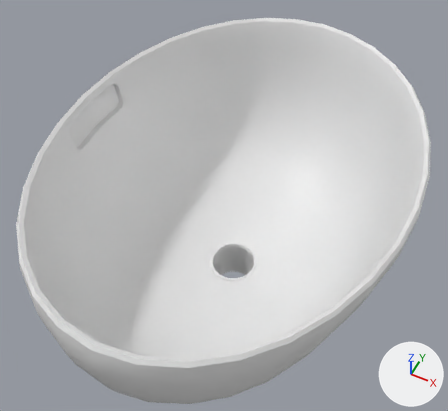
A saved change to the FBX model Projektarbeit/Assets/FBX/Bathroom/Sink.fbx.
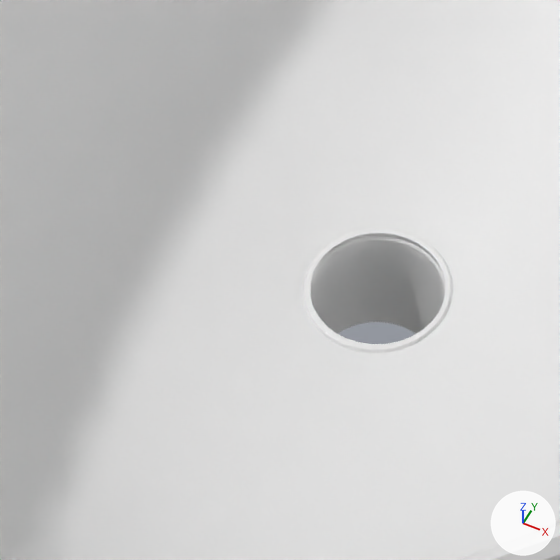
Old and new are each drawn whole from a 50 mm camera at (-1.373, 11.153, 1.536) aimed at (-1.643, 11.693, 0.86) and again close up on the part from 26% to 65% of the width and 42% to 84% of the height. The lights are fixed; the arrows at lower right show +X, +Y and +Z. Where no turn or scale is listed for an object, it has been applied to the vertices.

The first close-up shows 'Sink_2'.
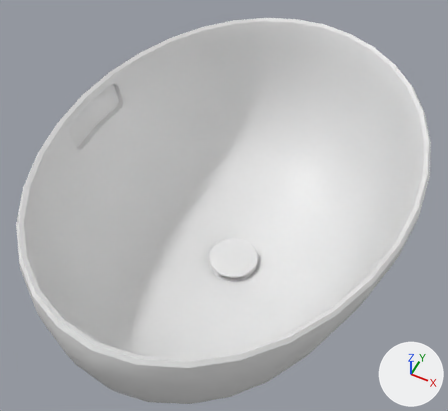
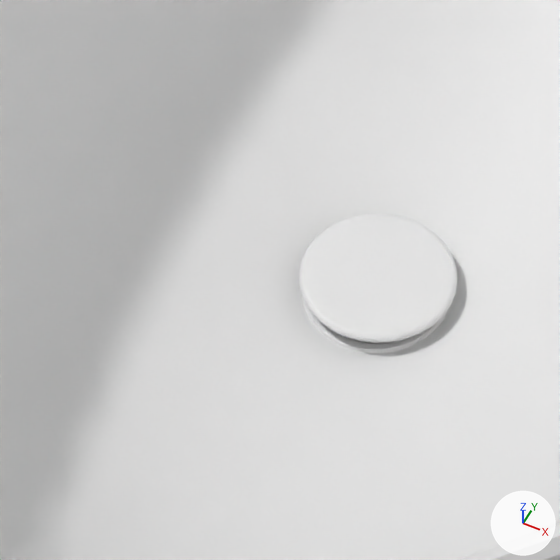
Edits to the bpy script that builds the scene:
```text
Add me_mesh_1:
    me_mesh_1.from_pydata(...)  # 578 vertices, 608 faces; spans x -0.0378..0.0378, y -0.0378..0.0378, z -0.04..0.04
Add ob_stöpsel:
    ob_stöpsel = bpy.data.objects.new('Stöpsel', me_mesh_1)
    ob_stöpsel.location = (-1.6202, 11.6803, 0.7258)
```

What differs and where, as boxes [x1, y1, x2, y2] in the close-ups (560 x 560 px):
'Stöpsel', added: after [299, 214, 457, 344]
